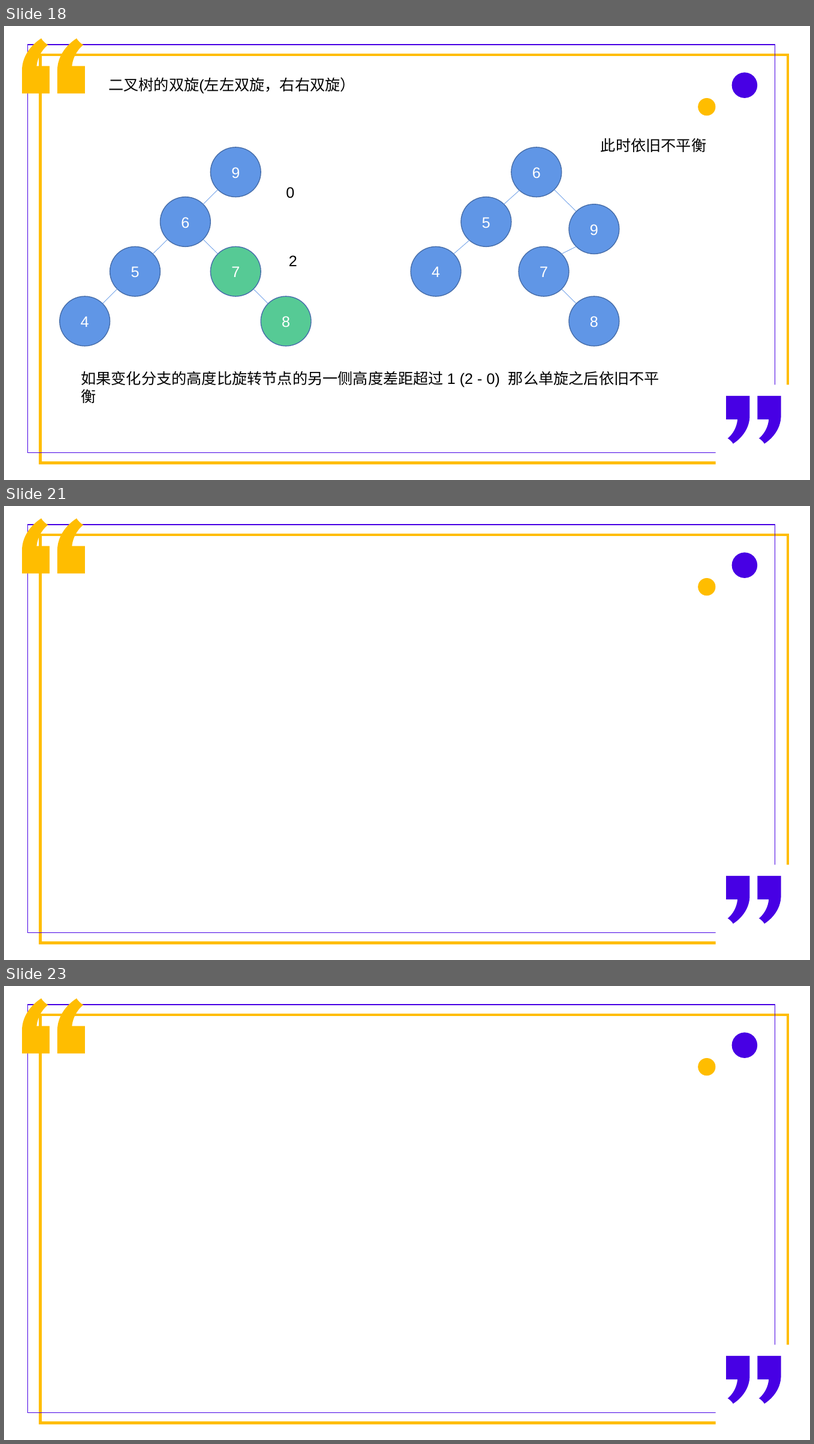
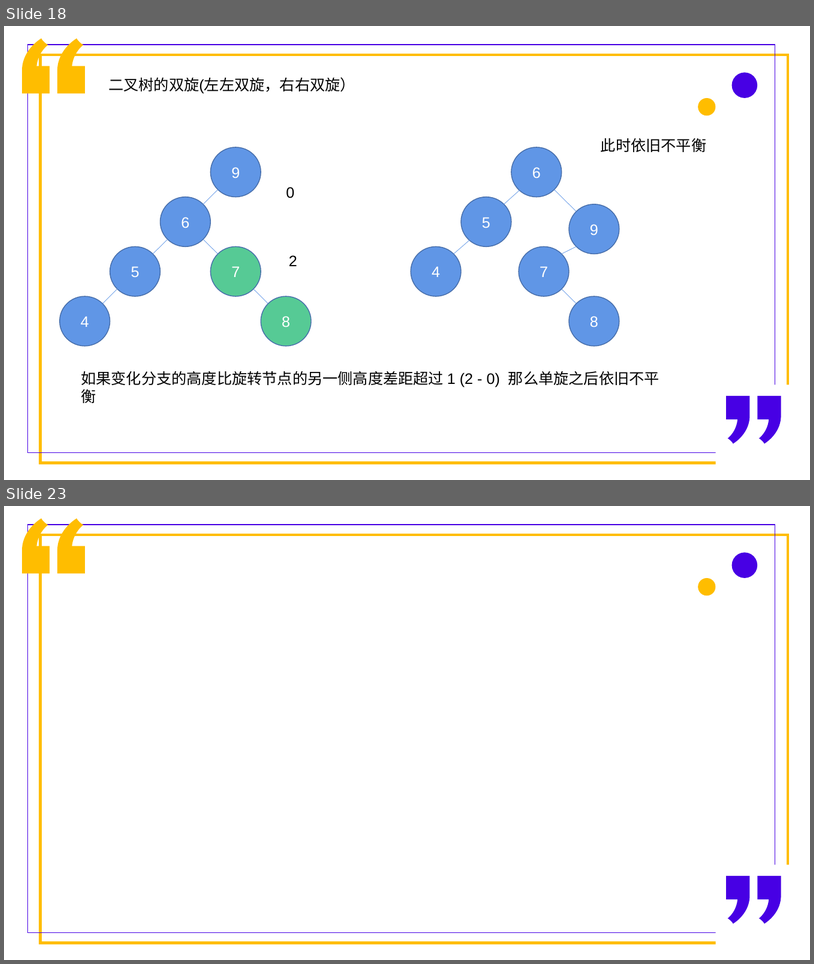
Before and after one commit to PhilRandWu/Algorithm_web, a slide deck: 算法练习思路整理.pptx. Shown one above the other, each under a label of ours: slides 18, 21 and 23 before the commit, slides 18 and 23 after it; the slides between them are not shown. The pictures are 814x1444 and 814x964 pixels, drawn with LibreOffice and Linux fonts; fonts in the diff are those of the drawing. Boxes give left, top, right and bottom in pixels: in the first picture for what was removed or moved away, otherwise in the second. Text is boxed around its words. In the diff, an @@ line names an element or a change of style, - is before the commit and + after.

```diff
--- a/算法练习思路整理.pptx
+++ b/算法练习思路整理.pptx
@@ slide 21 removed at (4, 506, 810, 960), background #FFFFFF @@
@@ freeform shape removed at (23, 519, 50, 573) @@
@@ freeform shape removed at (58, 519, 84, 573) @@
@@ rectangle removed at (27, 525, 776, 933) @@
@@ rectangle removed at (40, 535, 789, 943) @@
@@ ellipse removed at (732, 553, 758, 578) @@
@@ ellipse removed at (698, 578, 716, 595) @@
@@ rectangle removed at (716, 865, 797, 952) @@
@@ freeform shape removed at (727, 876, 750, 924) @@
@@ freeform shape removed at (758, 876, 782, 924) @@
```
Also in this commit, not shown: 1 slide changed, 3 slides added, 2 other slides removed.
